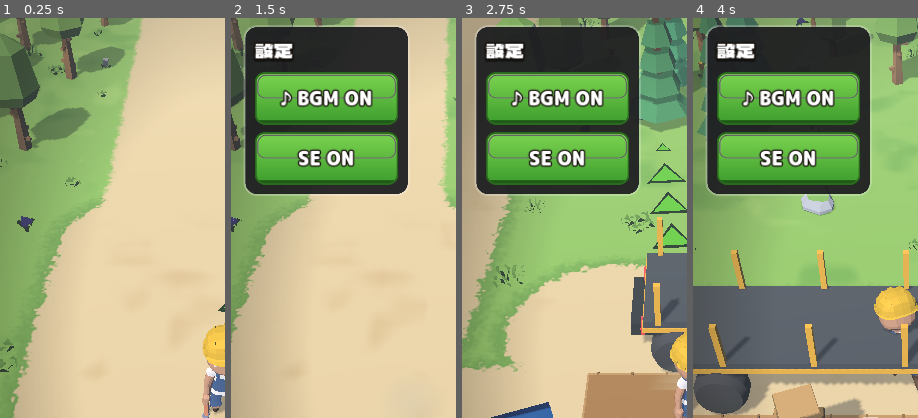
Above: before the commit, frames 1-4 (left to right).
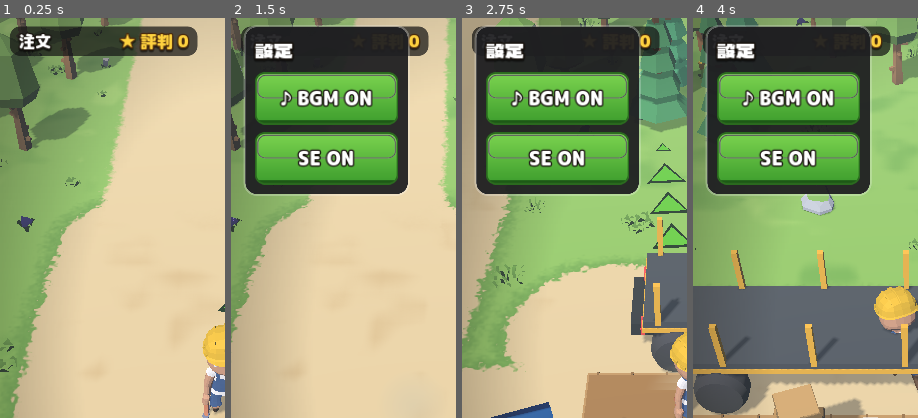
Above: after the commit, the same moments.

Repository: seoooma/tree-miner
Game: Godot game, scene res://scenes/main.tscn
Same seed, same stepped clock (60 frames per second), same inputs: the game is played once before the commit and once after it.
Inputs (mouse positions are % of the whole screen's width and height, from its top left):
- Up to frame 1 (0.25 s): no input
- Up to frame 2 (1.5 s): click (9, 5) at 0.52 s; tap Enter at 1.25 s; move the mouse to (72, 45) at 1.27 s; hold D from 1.28 s (still down); tap E at 1.35 s; click (72, 45) at 1.42 s
- Up to frame 3 (2.75 s): release D at 2 s; drag from (30, 55) to (45, 70) at 2.02 s
- Up to frame 4 (4 s): move the mouse to (60, 28) at 2.77 s; hold D 2.78-3.5 s; tap E at 2.85 s; click (60, 28) at 2.92 s; drag from (45, 70) to (20, 35) at 3.52 s
The pictures show only the part of the screen within x 0-50%, y 9-59%; the shares and areas given below are measured in that part.

The runs differ from the first frame. In frame 1, 6.1% of the frame differs, in the area x 4-88%, y 2-10%; in frame 2, 1.0%; in frame 3, 1.0%; in frame 4, 1.0%.

Commit message:
客からの注文と評判を追加し、エリアの開放に評判を要るようにする
Co-Authored-By: Claude Opus 5.5 <noreply@anthropic.com>
Claude-Session: https://claude.ai/code/session_01PjCfv6rEhpjj2ckgYzhzig

Diff:
--- a/autoload/game_data.gd
+++ b/autoload/game_data.gd
@@ -14,6 +14,7 @@
 var drops: Dictionary = {}
 var fuel: Dictionary = {}
 var machines: Dictionary = {}
+var orders: Dictionary = {}
 var trees: Array = []
 var areas: Array = []
 var upgrades: Array = []
@@ -48,6 +49,7 @@
 	drops = data.get("drops", {})
 	fuel = data.get("fuel", {})
 	machines = data.get("machines", {})
+	orders = data.get("orders", {})
 	trees = data.get("trees", [])
 	areas = data.get("areas", [])
 	upgrades = data.get("upgrades", [])
@@ -96,6 +98,13 @@
 ## 板の売値。丸太の売値 x plank_multiplier。
 func plank_price(id: String) -> int:
 	return maxi(1, roundi(log_price(id) * float(economy.get("plank_multiplier", 2.0))))
+
+
+## エリアの開放に要る評判
+func area_rep_required(index: int) -> int:
+	if index < 0 or index >= areas.size():
+		return 0
+	return int(areas[index].get("rep_required", 0))
 
 
 ## エリアの重み付き抽選で木の種類を決める。
--- a/autoload/game_state.gd
+++ b/autoload/game_state.gd
@@ -10,6 +10,8 @@
 signal lumberjack_role_changed(index: int, role: String)
 ## 伐採員が狙う木のグレードが変わった（"" = すべて）
 signal lumberjack_target_changed(tree_id: String)
+## 評判が変わった（注文の達成で上がる）
+signal reputation_changed(reputation: int)
 ## セーブの直前。施設（集積所・製材所・出荷場）が在庫を stock に書き込む
 signal saving
 
@@ -38,6 +40,13 @@
 ## 施設に溜まっている丸太・板（木のIDの配列）。例 {"yard": [...], "sawmill_queue": [...], "sawmill_output": [...], "dock": [...]}
 var stock: Dictionary = {}
 
+## 評判（注文を達成すると上がる。エリアの開放に要る）
+var reputation: int = 0
+## 出ている注文（Orders が管理する。{tree, kind, need, done, time_left, time_total, mult, rep}）
+var orders: Array = []
+## 次の注文が来るまでの秒数
+var order_cooldown := 0.0
+
 ## false にするとセーブしない（テスト用）
 var save_enabled := true
 
@@ -110,6 +119,14 @@
 	return true
 
 
+# ---- 評判 ----
+
+func add_reputation(amount: int) -> void:
+	reputation += amount
+	reputation_changed.emit(reputation)
+	save_game()
+
+
 # ---- エリア ----
 
 func is_area_unlocked(index: int) -> bool:
@@ -123,6 +140,8 @@
 
 ## エリア開放に向けて最大 amount だけ支払う。実際に払った額を返す。
 func pay_toward_area(index: int, amount: int) -> int:
+	if not has_area_reputation(index):
+		return 0
 	var pay := mini(amount, mini(money, gate_remaining(index)))
 	if pay <= 0:
 		return 0
@@ -131,6 +150,11 @@
 	if gate_remaining(index) == 0:
 		unlock_area(index)
 	return pay
+
+
+## エリアの開放に要る評判に届いているか
+func has_area_reputation(index: int) -> bool:
+	return reputation >= GameData.area_rep_required(index)
 
 
 func unlock_area(index: int) -> void:
@@ -270,6 +294,9 @@
 		"lumberjack_roles": lumberjack_roles,
 		"lumberjack_target": lumberjack_target,
 		"stock": stock,
+		"reputation": reputation,
+		"orders": orders,
+		"order_cooldown": order_cooldown,
 	}))
 
 
@@ -311,6 +338,13 @@
 	var saved_stock: Variant = parsed.get("stock", {})
 	if typeof(saved_stock) == TYPE_DICTIONARY:
 		stock = saved_stock
+	reputation = maxi(0, int(parsed.get("reputation", 0)))
+	order_cooldown = float(parsed.get("order_cooldown", order_cooldown))
+	var saved_orders: Variant = parsed.get("orders", [])
+	if typeof(saved_orders) == TYPE_ARRAY:
+		for o in saved_orders:
+			if typeof(o) == TYPE_DICTIONARY and not GameData.tree_def(str(o.get("tree", ""))).is_empty() and str(o.get("kind", "")) in ["log", "plank"]:
+				orders.append(o)
 
 
 func reset_state() -> void:
@@ -325,6 +359,9 @@
 	lumberjack_roles = []
 	lumberjack_target = ""
 	stock = {}
+	reputation = 0
+	orders = []
+	order_cooldown = float(GameData.orders.get("first_delay_sec", 5.0))
 
 
 ## デバッグ用: セーブを消して最初から。
--- /dev/null
+++ b/autoload/orders.gd
@@ -0,0 +1,141 @@
+extends Node
+## 客からの注文（納品依頼）と評判。
+## - 注文は「木の種類 × 丸太／板 × 本数 × 期限」。開放済みエリアによく生える木から出る
+## - 普段どおり売る（販売のトラック、製材ライン前は製材所の投入口）と、合う品は注文に数えられ、割増の代金が入る
+## - 本数がそろうと評判が上がる。期限が切れた注文は消えるだけ（罰はない）。空いた枠には少し待つと次の注文が来る
+## - 評判は次のエリアを開放する条件になる（balance.json の areas[].rep_required）
+## 状態（注文の一覧・評判）は GameState に置き、セーブもそちらで行う。数値は balance.json の orders。
+
+signal orders_changed
+## 注文を1つ達成した（評判が上がった）
+signal order_completed(order: Dictionary)
+
+## 止めると注文の期限・次の注文までの待ち時間が進まない（テスト・撮影用）
+var running := true
+
+var _rng := RandomNumberGenerator.new()
+
+
+func _ready() -> void:
+	_rng.randomize()
+
+
+func cfg() -> Dictionary:
+	return GameData.orders
+
+
+## 今の評判で出せる注文の数
+func slot_count() -> int:
+	var n := int(cfg().get("slots", 2))
+	for at in cfg().get("extra_slot_at_rep", []):
+		if GameState.reputation >= int(at):
+			n += 1
+	return n
+
+
+func _process(delta: float) -> void:
+	if not running:
+		return
+	tick(delta)
+
+
+## 期限を進め、空いた枠に新しい注文を出す
+func tick(delta: float) -> void:
+	var changed := false
+	for i in range(GameState.orders.size() - 1, -1, -1):
+		var o: Dictionary = GameState.orders[i]
+		o["time_left"] = float(o.get("time_left", 0.0)) - delta
+		if o["time_left"] <= 0.0:
+			GameState.orders.remove_at(i)
+			changed = true
+	if GameState.orders.size() < slot_count():
+		GameState.order_cooldown -= delta
+		if GameState.order_cooldown <= 0.0:
+			var o := make_order()
+			if not o.is_empty():
+				GameState.orders.append(o)
+				changed = true
+			GameState.order_cooldown = float(cfg().get("cooldown_sec", 20.0))
+	if changed:
+		orders_changed.emit()
+
+
+## 注文に出せる木（開放済みのどれかのエリアで、重みが min_weight 以上の木）。グレード順
+func candidate_trees() -> Array[String]:
+	var min_w := float(cfg().get("min_weight", 10))
+	var out: Array[String] = []
+	for t in GameData.trees:
+		var id := str(t["id"])
+		for i in GameState.unlocked_area_count:
+			if float(GameData.areas[i].get("weights", {}).get(id, 0)) >= min_w:
+				out.append(id)
+				break
+	return out
+
+
+## 注文を1つ作る（まだ一覧には入れない）。出せる組み合わせが無ければ空
+func make_order(tree_id := "", kind := "") -> Dictionary:
+	var kinds: Array[String] = ["log"]
+	if GameState.level("sawmill") > 0:
+		kinds = ["plank", "plank", "log"]
+	if tree_id == "" or kind == "":
+		# 今出ている注文と同じ組み合わせは避ける
+		var options: Array = []
+		for t in candidate_trees():
+			for k in kinds:
+				if not _has_order(t, k):
+					options.append([t, k])
+		if options.is_empty():
+			return {}
+		var pick: Array = options[_rng.randi() % options.size()]
+		tree_id = pick[0]
+		kind = pick[1]
+	var grade := maxi(0, GameData.tree_grade(tree_id))
+	var c := cfg()
+	var base := float(c.get("base_qty", {}).get(kind, 10))
+	var grade_scale: Array = c.get("grade_qty", [1.0])
+	var g_scale := float(grade_scale[mini(grade, grade_scale.size() - 1)])
+	var rep_scale := minf(1.0 + GameState.reputation * float(c.get("qty_per_rep", 0.0)), float(c.get("max_qty_scale", 3.0)))
+	var need := maxi(3, roundi(base * g_scale * rep_scale))
+	var secs := need * float(c.get("sec_per_item", {}).get(kind, 15)) * (1.0 + grade * float(c.get("time_per_grade", 0.25))) + float(c.get("min_time_sec", 120))
+	var rep := int(c.get("rep_base", 1)) + grade * int(c.get("rep_per_grade", 1)) + (int(c.get("rep_plank_bonus", 1)) if kind == "plank" else 0)
+	return {
+		"tree": tree_id,
+		"kind": kind,
+		"need": need,
+		"done": 0,
+		"time_left": secs,
+		"time_total": secs,
+		"mult": float(c.get("mult", {}).get(kind, 1.5)),
+		"rep": rep,
+	}
+
+
+func _has_order(tree_id: String, kind: String) -> bool:
+	for o in GameState.orders:
+		if o["tree"] == tree_id and o["kind"] == kind:
+			return true
+	return false
+
+
+## 品物を1つ売った。合う注文があれば数えて、割増の代金（売値に足す分）を返す。注文がそろったら評判を上げる
+func record_sale(kind: String, tree_id: String, price: int) -> int:
+	for i in GameState.orders.size():
+		var o: Dictionary = GameState.orders[i]
+		if o["tree"] != tree_id or o["kind"] != kind or int(o["done"]) >= int(o["need"]):
+			continue
+		o["done"] = int(o["done"]) + 1
+		var extra := roundi(price * (float(o["mult"]) - 1.0))
+		if int(o["done"]) >= int(o["need"]):
+			GameState.orders.remove_at(i)
+			GameState.add_reputation(int(o["rep"]))
+			GameState.order_cooldown = minf(GameState.order_cooldown, float(cfg().get("cooldown_sec", 20.0)))
+			order_completed.emit(o)
+		orders_changed.emit()
+		return extra
+	return 0
+
+
+## 品物の名前（例「マツの板」「マツの丸太」）
+static func item_name(kind: String, tree_id: String) -> String:
+	return GameData.tree_name(tree_id) + ("の板" if kind == "plank" else "の丸太")
--- a/data/balance.json
+++ b/data/balance.json
@@ -76,6 +76,28 @@
 		"truck_speed_per_level": 1.0
 	},
 
+	"orders": {
+		"_comment": "客からの注文。開放済みエリアで重みが min_weight 以上の木から、丸太か板（製材ラインのあと）の注文が出る。普段どおり売ると合う品が数えられ、代金が mult 倍になる。そろうと評判が上がる",
+		"_qty_note": "本数 = base_qty x grade_qty[木のグレード] x (1 + 評判 x qty_per_rep)（最大 max_qty_scale 倍）。期限 = 本数 x sec_per_item x (1 + グレード x time_per_grade) + min_time_sec 秒",
+		"_rep_note": "達成で上がる評判 = rep_base + グレード x rep_per_grade (+ 板なら rep_plank_bonus)。注文の枠は slots、評判が extra_slot_at_rep の各値に届くたびに1つ増える",
+		"slots": 2,
+		"extra_slot_at_rep": [15],
+		"first_delay_sec": 5,
+		"cooldown_sec": 20,
+		"min_weight": 10,
+		"base_qty": { "log": 16, "plank": 10 },
+		"grade_qty": [1.0, 1.0, 0.8, 0.7, 0.6],
+		"qty_per_rep": 0.02,
+		"max_qty_scale": 3.0,
+		"sec_per_item": { "log": 12, "plank": 18 },
+		"time_per_grade": 0.25,
+		"min_time_sec": 120,
+		"mult": { "log": 1.5, "plank": 1.6 },
+		"rep_base": 1,
+		"rep_per_grade": 1,
+		"rep_plank_bonus": 1
+	},
+
 	"camera": {
 		"_comment": "カメラ位置（プレイヤーからの高さ・手前への距離）と画角。乗車中は drive_zoom 倍だけ引く",
 		"height": 7.4,
@@ -100,16 +122,17 @@
 		{ "id": "ebony",   "name": "コクタン", "hardness": 48, "saw_time": 2.0, "respawn_sec": 45, "scale": 1.5, "shape": "cone",   "leaf_color": "#7b5cb0", "trunk_color": "#4a3428", "end_color": "#8a6a5a", "grade_color": "#a98ad6" }
 	],
 
+	"_areas_note": "unlock_cost = 柵で払う金額、rep_required = 柵で払う前に要る評判（注文の達成で上がる）、river_cost = 川の積み場の金額",
 	"areas": [
-		{ "id": "area0", "name": "はじまりの林", "depth": 20, "unlock_cost": 0, "river_cost": 900,     "tree_count": 80, "ground_color": "#76b052",
+		{ "id": "area0", "name": "はじまりの林", "depth": 20, "unlock_cost": 0, "river_cost": 900, "rep_required": 0,     "tree_count": 80, "ground_color": "#76b052",
 		  "weights": { "sapling": 80, "pine": 17, "maple": 3 } },
-		{ "id": "area1", "name": "マツの丘",     "depth": 20, "unlock_cost": 150, "river_cost": 2500,   "tree_count": 88, "ground_color": "#68a64c",
+		{ "id": "area1", "name": "マツの丘",     "depth": 20, "unlock_cost": 150, "river_cost": 2500, "rep_required": 0,   "tree_count": 88, "ground_color": "#68a64c",
 		  "weights": { "sapling": 20, "pine": 60, "maple": 17, "oak": 3 } },
-		{ "id": "area2", "name": "紅葉の谷",     "depth": 20, "unlock_cost": 1200, "river_cost": 8000,  "tree_count": 92, "ground_color": "#8fa84a",
+		{ "id": "area2", "name": "紅葉の谷",     "depth": 20, "unlock_cost": 1200, "river_cost": 8000, "rep_required": 6,  "tree_count": 92, "ground_color": "#8fa84a",
 		  "weights": { "sapling": 5, "pine": 20, "maple": 55, "oak": 17, "ebony": 3 } },
-		{ "id": "area3", "name": "古木の森",     "depth": 20, "unlock_cost": 8000, "river_cost": 25000,  "tree_count": 96, "ground_color": "#5a8f45",
+		{ "id": "area3", "name": "古木の森",     "depth": 20, "unlock_cost": 8000, "river_cost": 25000, "rep_required": 20,  "tree_count": 96, "ground_color": "#5a8f45",
 		  "weights": { "pine": 5, "maple": 20, "oak": 60, "ebony": 15 } },
-		{ "id": "area4", "name": "黒檀の奥地",   "depth": 20, "unlock_cost": 50000, "river_cost": 80000, "tree_count": 100, "ground_color": "#4f6e46",
+		{ "id": "area4", "name": "黒檀の奥地",   "depth": 20, "unlock_cost": 50000, "river_cost": 80000, "rep_required": 45, "tree_count": 100, "ground_color": "#4f6e46",
 		  "weights": { "maple": 5, "oak": 25, "ebony": 70 } }
 	],
 
--- a/project.godot
+++ b/project.godot
@@ -21,6 +21,7 @@
 GameData="*res://autoload/game_data.gd"
 GameState="*res://autoload/game_state.gd"
 Audio="*res://autoload/audio.gd"
+Orders="*res://autoload/orders.gd"
 
 [display]
 
--- a/scripts/ui/hud.gd
+++ b/scripts/ui/hud.gd
@@ -66,6 +66,7 @@
 var _travel_menu: PanelContainer
 var _travel_grid: GridContainer
 var _travel_banner: Button
+var order_board: OrderBoard
 var _gear: TextureButton
 var _settings: Control
 var _music_button: Button
@@ -126,6 +127,7 @@
 
 	_build_world_overlay()
 	_build_top_bar()
+	_build_orders()
 	_build_bottom_tiles()
 	_build_travel()
 	_build_settings()
@@ -192,6 +194,13 @@
 	_money_label.vertical_alignment = VERTICAL_ALIGNMENT_CENTER
 	row.add_child(_money_label)
 	_money_pill = pill
+
+
+## 左上（設定ボタンの下）に注文の一覧と評判
+func _build_orders() -> void:
+	order_board = OrderBoard.new()
+	order_board.position = Vector2(16, 124)
+	_root.add_child(order_board)
 
 
 func _build_settings() -> void:
--- /dev/null
+++ b/scripts/ui/order_board.gd
@@ -0,0 +1,146 @@
+class_name OrderBoard
+extends VBoxContainer
+## 画面左上（設定ボタンの下）の注文の一覧と評判。タッチは受け取らない（下のスティックに通す）。
+## 1件ごとに「品物・そろった数のゲージ・残り時間・割増・もらえる評判」を出す。達成すると画面中央に知らせる。
+
+const WIDTH := 300.0
+
+var _rep_label: Label
+var _list: VBoxContainer
+## 注文1件ごとの表示 {bar, count, info}（GameState.orders と同じ並び）
+var _rows: Array = []
+var _shown_signature := ""
+
+
+func _ready() -> void:
+	mouse_filter = Control.MOUSE_FILTER_IGNORE
+	add_theme_constant_override("separation", 8)
+	custom_minimum_size.x = WIDTH
+
+	var head := PanelContainer.new()
+	var hs := UiKit.flat_box(Color(0.08, 0.08, 0.08, 0.72), 16)
+	hs.content_margin_left = 14
+	hs.content_margin_right = 14
+	hs.content_margin_top = 4
+	hs.content_margin_bottom = 4
+	head.add_theme_stylebox_override("panel", hs)
+	head.mouse_filter = Control.MOUSE_FILTER_IGNORE
+	add_child(head)
+	var head_row := HBoxContainer.new()
+	head_row.mouse_filter = Control.MOUSE_FILTER_IGNORE
+	head.add_child(head_row)
+	var title := UiKit.label("注文", 26, false, UiKit.WHITE, 8)
+	title.size_flags_horizontal = Control.SIZE_EXPAND_FILL
+	head_row.add_child(title)
+	_rep_label = UiKit.label("", 26, false, UiKit.NEXT_YELLOW, 8, UiKit.NEXT_OUTLINE)
+	head_row.add_child(_rep_label)
+
+	_list = VBoxContainer.new()
+	_list.mouse_filter = Control.MOUSE_FILTER_IGNORE
+	_list.add_theme_constant_override("separation", 6)
+	add_child(_list)
+
+	Orders.orders_changed.connect(_rebuild)
+	Orders.order_completed.connect(_on_completed)
+	GameState.reputation_changed.connect(func(_r: int) -> void: _update_rep())
+	_rebuild()
+	_update_rep()
+
+
+func _update_rep() -> void:
+	_rep_label.text = "★ 評判 %d" % GameState.reputation
+
+
+## 注文の顔ぶれ（木・種類・本数）。変わったときだけ作り直す
+func _signature() -> String:
+	var parts: Array[String] = []
+	for o in GameState.orders:
+		parts.append("%s:%s:%d" % [o["tree"], o["kind"], int(o["need"])])
+	return ",".join(parts)
+
+
+func _rebuild() -> void:
+	var sig := _signature()
+	if sig != _shown_signature:
+		_shown_signature = sig
+		for child in _list.get_children():
+			child.queue_free()
+		_rows.clear()
+		for o in GameState.orders:
+			_rows.append(_make_row(o))
+	_update_rows()
+
+
+func _make_row(o: Dictionary) -> Dictionary:
+	var grade_color := Color(str(GameData.tree_def(str(o["tree"])).get("grade_color", "#ffffff")))
+	var panel := PanelContainer.new()
+	var ps := UiKit.flat_box(Color(0.08, 0.08, 0.08, 0.72), 16, 3, grade_color.darkened(0.15))
+	ps.content_margin_left = 12
+	ps.content_margin_right = 12
+	ps.content_margin_top = 6
+	ps.content_margin_bottom = 8
+	panel.add_theme_stylebox_override("panel", ps)
+	panel.mouse_filter = Control.MOUSE_FILTER_IGNORE
+	_list.add_child(panel)
+	var box := VBoxContainer.new()
+	box.mouse_filter = Control.MOUSE_FILTER_IGNORE
+	box.add_theme_constant_override("separation", 2)
+	panel.add_child(box)
+
+	var top := HBoxContainer.new()
+	top.mouse_filter = Control.MOUSE_FILTER_IGNORE
+	box.add_child(top)
+	var icon := TextureRect.new()
+	icon.texture = UiKit.icon("icon_log" if o["kind"] == "log" else "icon_tree")
+	icon.custom_minimum_size = Vector2(30, 30)
+	icon.expand_mode = TextureRect.EXPAND_IGNORE_SIZE
+	icon.stretch_mode = TextureRect.STRETCH_KEEP_ASPECT_CENTERED
+	icon.mouse_filter = Control.MOUSE_FILTER_IGNORE
+	top.add_child(icon)
+	var name_label := UiKit.label(Orders.item_name(str(o["kind"]), str(o["tree"])), 24, false, UiKit.WHITE, 8)
+	name_label.size_flags_horizontal = Control.SIZE_EXPAND_FILL
+	top.add_child(name_label)
+	var count := UiKit.label("", 24, false, UiKit.WHITE, 8)
+	top.add_child(count)
+
+	var bar := UiKit.Bar.new(grade_color, Vector2(WIDTH - 24, 16))
+	bar.radius = 6
+	box.add_child(bar)
+	var info := UiKit.label("", 19, false, Color("#e8e2d6"), 6)
+	box.add_child(info)
+	return {"bar": bar, "count": count, "info": info}
+
+
+func _update_rows() -> void:
+	for i in mini(_rows.size(), GameState.orders.size()):
+		var o: Dictionary = GameState.orders[i]
+		var row: Dictionary = _rows[i]
+		var need := int(o["need"])
+		var done := int(o["done"])
+		(row["bar"] as UiKit.Bar).fill = float(done) / float(maxi(1, need))
+		(row["count"] as Label).text = "%d/%d" % [done, need]
+		var left := maxi(0, ceili(float(o["time_left"])))
+		var info := row["info"] as Label
+		info.text = "残り %d:%02d ・ 代金x%.1f ・ 評判+%d" % [left / 60, left % 60, float(o["mult"]), int(o["rep"])]
+		info.add_theme_color_override("font_color", Color("#ff8a7a") if left <= 30 else Color("#e8e2d6"))
+
+
+func _process(_delta: float) -> void:
+	_update_rows()
+
+
+## 達成したとき、画面の中央に「注文達成」を出す
+func _on_completed(o: Dictionary) -> void:
+	Audio.play("unlock", -6.0)
+	var root := get_parent() as Control
+	if root == null:
+		return
+	var l := UiKit.label("注文達成！ 評判 +%d" % int(o["rep"]), 46, false, UiKit.NEXT_YELLOW, 12, UiKit.NEXT_OUTLINE)
+	l.horizontal_alignment = HORIZONTAL_ALIGNMENT_CENTER
+	root.add_child(l)
+	l.size = Vector2(root.size.x, 70)
+	l.position = Vector2(0, root.size.y * 0.28)
+	var tw := l.create_tween()
+	tw.tween_property(l, "position:y", root.size.y * 0.28 - 50.0, 1.4).set_trans(Tween.TRANS_QUAD).set_ease(Tween.EASE_OUT)
+	tw.parallel().tween_property(l, "modulate:a", 0.0, 0.5).set_delay(1.1)
+	tw.tween_callback(l.queue_free)
--- a/scripts/world/area_gate.gd
+++ b/scripts/world/area_gate.gd
@@ -44,6 +44,7 @@
 	_pad_root.add_child(_zone)
 
 	GameState.area_unlocked.connect(func(_i: int) -> void: _refresh())
+	GameState.reputation_changed.connect(func(_r: int) -> void: _update_label())
 	_refresh()
 
 
@@ -61,6 +62,12 @@
 
 func _update_label() -> void:
 	var area_name := str(GameData.areas[area_index].get("name", ""))
+	if not GameState.has_area_reputation(area_index):
+		# 評判が足りないうちは払えない（注文を達成すると上がる）
+		_zone.set_fill(Color(0.3, 0.3, 0.3, 0.2))
+		_zone.set_text("%s を開放" % area_name, "評判 %d / %d が必要" % [GameState.reputation, GameData.area_rep_required(area_index)])
+		return
+	_zone.set_fill(Color(0.95, 0.65, 0.3, 0.18))
 	_zone.set_text("%s を開放" % area_name, "¥%d" % GameState.gate_remaining(area_index))
 
 
@@ -70,7 +77,7 @@
 	var cost := float(GameData.areas[area_index].get("unlock_cost", 0))
 	var chunk := maxi(1, ceili(cost / PAY_STEPS))
 	for carrier in carriers_near(global_position + PAD_OFFSET, PAD_RADIUS, "player"):
-		if GameState.money > 0 and tick(carrier, "pay", delta, 0.03):
+		if GameState.money > 0 and GameState.has_area_reputation(area_index) and tick(carrier, "pay", delta, 0.03):
 			GameState.pay_toward_area(area_index, chunk)
 			if is_queued_for_deletion():
 				Audio.play("unlock", 0.0)
--- a/scripts/world/sawmill.gd
+++ b/scripts/world/sawmill.gd
@@ -253,6 +253,7 @@
 		_rebuild_input()
 	else:
 		var price := GameData.log_price(tree_id)
+		price += Orders.record_sale("log", tree_id, price)
 		GameState.add_money(price)
 		Fx.popup(self, input_position(), "+¥%d" % price, Color("#ffe14d"))
 		Fx.coin_pop(self, input_position())
--- a/scripts/world/ship_dock.gd
+++ b/scripts/world/ship_dock.gd
@@ -226,11 +226,17 @@
 ## 積み荷の代金を受け取って、トラックを走らせる
 func _depart() -> void:
 	var total := 0
+	var bonus := 0
 	for item in truck.cargo:
-		total += cargo_price(item)
-	GameState.add_money(total)
+		var price := cargo_price(item)
+		total += price
+		# 注文に合う品は数えられ、割増の代金が入る
+		bonus += Orders.record_sale(str(item.get("kind", "")), str(item.get("tree", "")), price)
+	GameState.add_money(total + bonus)
 	var at := truck.global_position + Vector3(-0.8, 2.0, 0)
-	Fx.popup(self, at, "+¥%d" % total, Color("#ffe14d"), 84)
+	Fx.popup(self, at, "+¥%d" % (total + bonus), Color("#ffe14d"), 84)
+	if bonus > 0:
+		Fx.popup(self, at + Vector3(0, 1.1, 0), "注文 +¥%d" % bonus, Color("#ff9d1e"), 60)
 	for i in mini(4, 1 + truck.cargo.size() / 8):
 		Fx.coin_pop(self, at + Vector3(randf_range(-1.2, 1.2), -1.0, 0))
 	Audio.play("sell", -4.0, 1.0)
--- a/tests/smoke_test.gd
+++ b/tests/smoke_test.gd
@@ -12,6 +12,7 @@
 func _ready() -> void:
 	GameState.save_enabled = false  # プレイ中のセーブデータを上書きしない
 	GameState.reset_game()
+	Orders.running = false  # 注文は 21d で確かめる。ほかの確認の売上が割増で変わらないように止めておく
 	seed(12345)
 	main = load("res://scenes/main.tscn").instantiate()
 	add_child(main)
@@ -492,6 +493,56 @@
 	main.hud._travel_banner.pressed.emit()
 	_check(not player.is_auto_moving(), "帯をタップしても自動移動をやめる")
 
+	# 21d. 客からの注文と評判
+	GameState.orders.clear()
+	_check(not Orders.candidate_trees().has("ebony") and Orders.candidate_trees().has("pine"), "注文は開放済みエリアによく生える木から出る (%s)" % ", ".join(Orders.candidate_trees()))
+	GameState.order_cooldown = 0.0
+	Orders.tick(0.1)
+	_check(GameState.orders.size() == 1, "空いた枠に注文が来る")
+	Orders.tick(float(GameData.orders.get("cooldown_sec", 20)) + 0.1)
+	_check(GameState.orders.size() == Orders.slot_count(), "枠の数まで注文が出る (%d件)" % GameState.orders.size())
+	_check(GameState.orders[0]["tree"] != GameState.orders[1]["tree"] or GameState.orders[0]["kind"] != GameState.orders[1]["kind"], "同じ品の注文は重ならない")
+	GameState.orders[0]["time_left"] = 0.5
+	var expired: Dictionary = GameState.orders[0]
+	Orders.tick(1.0)
+	_check(not GameState.orders.has(expired), "期限が切れた注文は消える")
+	# 販売のトラックで売ると注文に数えられ、割増の代金と評判が入る
+	GameState.orders.clear()
+	var order := Orders.make_order("pine", "plank")
+	order["need"] = 3
+	GameState.orders.append(order)
+	main.hud.order_board._rebuild()
+	await get_tree().process_frame
+	_check(main.hud.order_board._rows.size() == 1 and (main.hud.order_board._rows[0]["count"] as Label).text == "0/3", "画面の左上に注文が出る")
+	main.dock.stock.clear()
+	frames = 0
+	while not (main.dock.truck.is_parked() and main.dock.truck.cargo.is_empty()) and frames < 60 * 20:
+		await get_tree().physics_frame
+		frames += 1
+	var rep0 := GameState.reputation
+	for i in 3:
+		main.dock.stock.append("pine")
+	main.dock._rebuild_stock()
+	frames = 0
+	while not GameState.orders.is_empty() and frames < 60 * 60:
+		await get_tree().physics_frame
+		frames += 1
+	_check(GameState.reputation == rep0 + int(order["rep"]) and GameState.orders.is_empty(), "販売のトラックで売ると注文に数えられ、そろうと評判が上がる (%d → %d, %.1f秒)" % [rep0, GameState.reputation, frames / 60.0])
+	GameState.orders.append(Orders.make_order("maple", "log"))
+	var extra := Orders.record_sale("log", "maple", GameData.log_price("maple"))
+	_check(extra > 0 and int(GameState.orders[0]["done"]) == 1, "注文の品は割増で売れる (¥%d に +¥%d)" % [GameData.log_price("maple"), extra])
+	_check(Orders.record_sale("plank", "maple", 10) == 0 and Orders.record_sale("log", "pine", 10) == 0, "注文に合わない品は割増にならない")
+	GameState.orders.clear()
+	# エリアの開放には評判が要る
+	GameState.reputation = 0
+	GameState.money = 1000000
+	var gate_area := GameState.unlocked_area_count
+	_check(GameData.area_rep_required(gate_area) > 0 and GameState.pay_toward_area(gate_area, 100) == 0, "評判が足りないと柵に払えない (要る評判 %d)" % GameData.area_rep_required(gate_area))
+	GameState.reputation = GameData.area_rep_required(gate_area)
+	_check(GameState.pay_toward_area(gate_area, 100) == 100, "評判が届くと払える")
+	GameState.gate_paid.erase(str(gate_area))
+	main.dock.stock.append("pine")
+
 	# 22. 在庫はセーブに入る
 	GameState.saving.emit()
 	_check((GameState.stock.get("dock", []) as Array).size() > 0 and GameState.stock.has("yard") and GameState.stock.has("sawmill_queue"), "集積所・製材所・出荷場の在庫がセーブに入る")
--- a/tools/cloud/shots.gd
+++ b/tools/cloud/shots.gd
@@ -1,6 +1,6 @@
 extends Node
 ## 見た目の確認用に、決まった場面のスクリーンショットを撮る（クラウドのセッション向け）。
-## 実行: tools/cloud/screenshots.sh <出力フォルダ> [幅x高さ] [撮る場面（カンマ区切り）]。travel_menu / travel / fuel / upgrades / upgrades_chop / overview / gate / grades / piles / dockpiles / yard などは名前を指定したときだけ撮る
+## 実行: tools/cloud/screenshots.sh <出力フォルダ> [幅x高さ] [撮る場面（カンマ区切り）]。orders / travel_menu / travel / fuel / upgrades / upgrades_chop / overview / gate / grades / piles / dockpiles / yard などは名前を指定したときだけ撮る
 ## セーブデータは書き換えない。
 
 const SHOTS := ["home", "chop", "felled", "saw", "sell", "river"]
@@ -65,6 +65,26 @@
 	return best
 
 
+## 左上の注文の一覧と、評判が足りない柵（名前を指定したときだけ撮る: orders）
+func _shot_orders() -> void:
+	Orders.running = false
+	GameState.unlock_area(1)
+	GameState.reputation = 4
+	GameState.reputation_changed.emit(GameState.reputation)
+	GameState.orders.clear()
+	var a := Orders.make_order("pine", "plank")
+	a["done"] = 7
+	a["time_left"] = 205.0
+	var b := Orders.make_order("sapling", "log")
+	b["done"] = 3
+	b["time_left"] = 25.0
+	GameState.orders.append(a)
+	GameState.orders.append(b)
+	Orders.orders_changed.emit()
+	_place(Vector3(0, 0, main._area_ranges[2].x + AreaGate.PAD_OFFSET.z + 2.0))
+	await _wait(1.0)
+
+
 func _shot_home() -> void:
 	_place(main.PLAYER_SPAWN)
 	await _wait(1.0)
